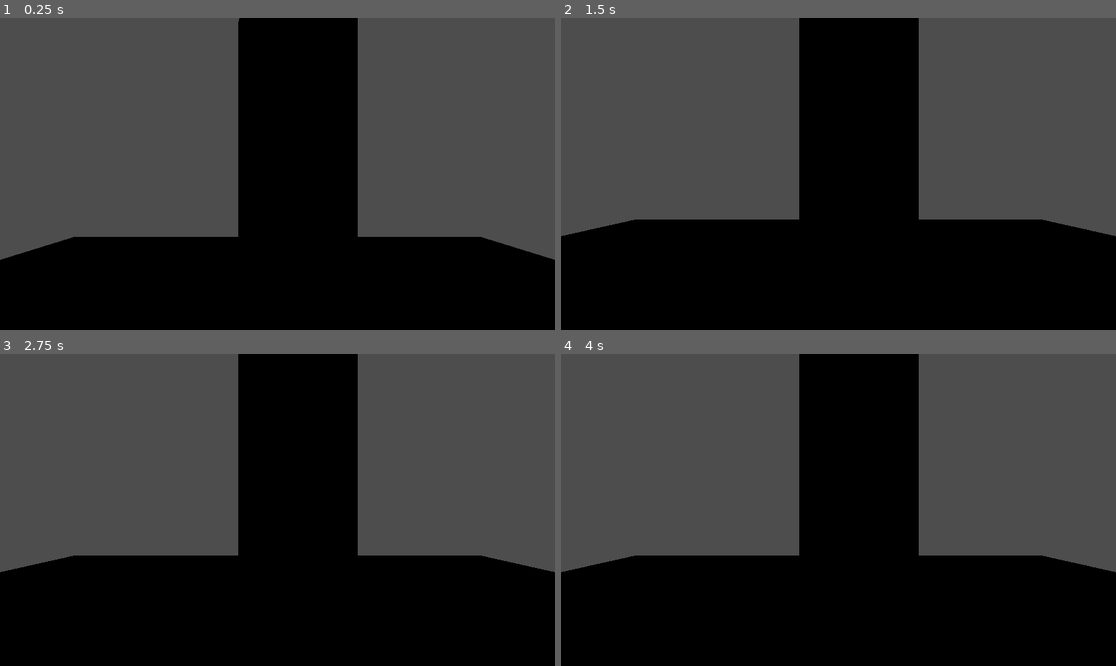
Above: before the commit, frames 1-4 (two rows, left to right).
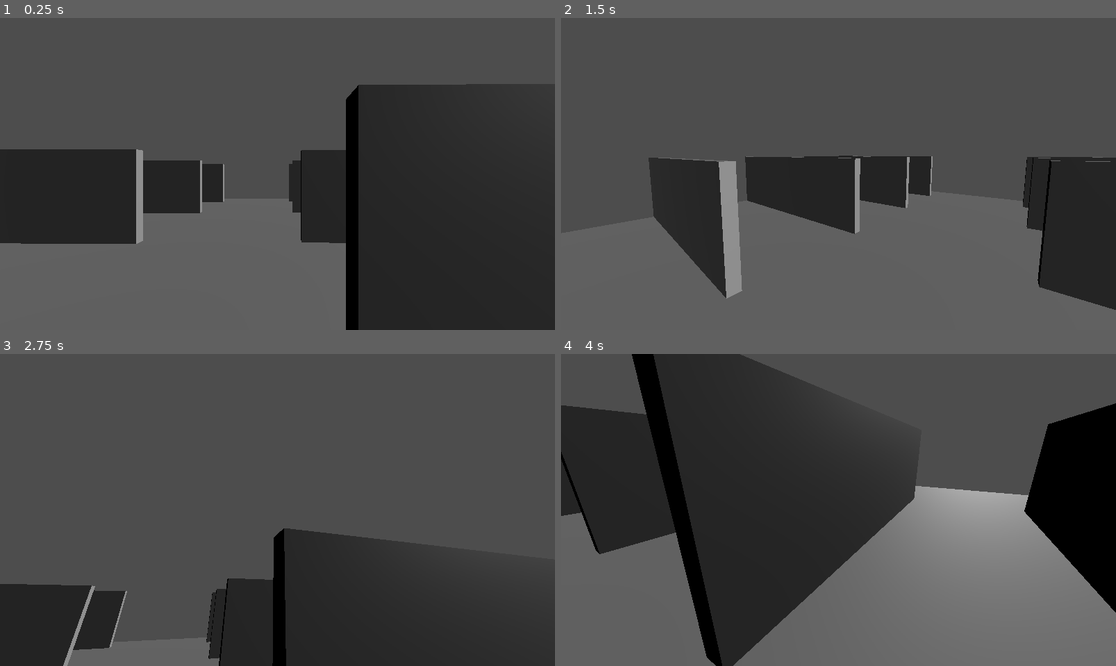
Above: after the commit, the same moments.

Repository: CauchyApprentice/3d-testing-lel
Game: Godot game, scene res://main.tscn
The game is run twice, just before and just after one commit, with the same random seed, the same clock (stepped at 60 frames per second) and the same inputs.
Inputs (mouse positions are in pixels of both pictures, inside the frame that each line leads up to):
- Up to frame 1 (0.25 s): no input
- Up to frame 2 (1.5 s): tap Enter (ui_accept) at 0.5, 0.6 s; move the mouse to (960, 158) at 0.52 s; hold Right (ui_right, bound only after the commit) 0.53-1.28 s; tap Space (jump, bound only after the commit) at 0.77, 0.8, 1.07, 1.35 s; move the mouse to (727, 189) at 1.27 s; hold Down (ui_down, bound only after the commit) from 1.28 s (still down)
- Up to frame 3 (2.75 s): tap Space (jump, bound only after the commit) at 1.52, 1.82, 2.3 s; tap Enter (ui_accept) at 1.55, 2.1 s; move the mouse to (333, 441) at 2.02 s; release Down (ui_down, bound only after the commit) at 2.03 s; hold Right (ui_right, bound only after the commit) from 2.03 s (still down)
- Up to frame 4 (4 s): move the mouse to (810, 572) at 2.77 s; release Right (ui_right, bound only after the commit) at 2.78 s; hold Up (ui_up, bound only after the commit) 2.78-3.53 s; tap Enter (ui_accept) at 2.85 s; tap Space (jump, bound only after the commit) at 3.02, 3.32, 3.6, 3.77 s; move the mouse to (1005, 556) at 3.52 s; hold Left (ui_left, bound only after the commit) from 3.53 s (still down)

The runs differ from the first frame. In frame 1, 69% of the frame differs, in the area x 0-100%, y 0-100%; in frame 2, 57%; in frame 3, 48%; in frame 4, 82%.

Commit message:
Added Map Scene

Diff:
--- a/main.tscn
+++ b/main.tscn
@@ -1,18 +1,14 @@
-[gd_scene load_steps=4 format=3 uid="uid://cp3nk1ge1nsec"]
+[gd_scene load_steps=3 format=3 uid="uid://cp3nk1ge1nsec"]
 
 [ext_resource type="PackedScene" uid="uid://extdu8p6vycn" path="res://player.tscn" id="1_bsdcg"]
-[ext_resource type="PackedScene" uid="uid://bpf5rw2od2pbp" path="res://floor.tscn" id="2_o72x4"]
+[ext_resource type="PackedScene" uid="uid://cn1wcuovd8px4" path="res://map.tscn" id="3_5jjhv"]
 
-[sub_resource type="CylinderMesh" id="CylinderMesh_2chi3"]
-
-[node name="main" type="Node3D"]
+[node name="Node3D" type="Node3D"]
 
 [node name="player" parent="." instance=ExtResource("1_bsdcg")]
-transform = Transform3D(1, 0, 0, 0, 1, 0, 0, 0, 1, 0, 1.05904, 0)
-rotation_edit_mode = 2
+transform = Transform3D(0.5, 0, 0, 0, 0.5, 0, 0, 0, 0.5, 0, 1.36683, -8)
 
-[node name="MeshInstance3D" type="MeshInstance3D" parent="."]
-transform = Transform3D(1, 0, 0, 0, 1, 0, 0, 0, 1, 0.165, 1, -1.782)
-mesh = SubResource("CylinderMesh_2chi3")
+[node name="DirectionalLight3D" type="DirectionalLight3D" parent="."]
+transform = Transform3D(0.395369, 0.0641849, 0.916277, -0.918522, 0.0276278, 0.394403, 4.19894e-09, -0.997556, 0.0698784, 0, 9.49462, 0)
 
-[node name="floor" parent="." instance=ExtResource("2_o72x4")]
+[node name="map" parent="." instance=ExtResource("3_5jjhv")]
--- /dev/null
+++ b/map.tscn
@@ -0,0 +1,288 @@
+[gd_scene load_steps=4 format=3 uid="uid://cn1wcuovd8px4"]
+
+[ext_resource type="PackedScene" uid="uid://bpf5rw2od2pbp" path="res://floor.tscn" id="1_yuiqg"]
+
+[sub_resource type="BoxMesh" id="BoxMesh_fiorn"]
+
+[sub_resource type="BoxShape3D" id="BoxShape3D_y82d3"]
+size = Vector3(0.29187, 2.53082, 7.49414)
+
+[node name="map" type="Node3D"]
+
+[node name="floor" parent="." instance=ExtResource("1_yuiqg")]
+transform = Transform3D(4.51, 0, 0, 0, 4.51, 0, 0, 0, 9.35431, -0.066702, 0, 0.0530732)
+
+[node name="shelve" type="StaticBody3D" parent="."]
+transform = Transform3D(1, 0, 0, 0, 1, 0, 0, 0, 1, 0, 1.26086, 0)
+
+[node name="MeshInstance3D" type="MeshInstance3D" parent="shelve"]
+transform = Transform3D(0.280347, 0, 0, 0, 2.47852, 0, 0, 0, 7.48379, 0, 0, 0)
+mesh = SubResource("BoxMesh_fiorn")
+
+[node name="CollisionShape3D" type="CollisionShape3D" parent="shelve"]
+transform = Transform3D(1, 0, 0, 0, 1, 0, 0, 0, 1, 6.10352e-05, -0.0406799, 0.0185547)
+shape = SubResource("BoxShape3D_y82d3")
+
+[node name="shelve2" type="StaticBody3D" parent="."]
+transform = Transform3D(1, 0, 0, 0, 1, 0, 0, 0, 1, 3.9491, 1.26086, 0)
+
+[node name="MeshInstance3D" type="MeshInstance3D" parent="shelve2"]
+transform = Transform3D(0.280347, 0, 0, 0, 2.47852, 0, 0, 0, 7.48379, 0, 0, 0)
+mesh = SubResource("BoxMesh_fiorn")
+
+[node name="CollisionShape3D" type="CollisionShape3D" parent="shelve2"]
+transform = Transform3D(1, 0, 0, 0, 1, 0, 0, 0, 1, 6.10352e-05, -0.0406799, 0.0185547)
+shape = SubResource("BoxShape3D_y82d3")
+
+[node name="shelve3" type="StaticBody3D" parent="."]
+transform = Transform3D(1, 0, 0, 0, 1, 0, 0, 0, 1, 7.47645, 1.26086, 0)
+
+[node name="MeshInstance3D" type="MeshInstance3D" parent="shelve3"]
+transform = Transform3D(0.280347, 0, 0, 0, 2.47852, 0, 0, 0, 7.48379, 0, 0, 0)
+mesh = SubResource("BoxMesh_fiorn")
+
+[node name="CollisionShape3D" type="CollisionShape3D" parent="shelve3"]
+transform = Transform3D(1, 0, 0, 0, 1, 0, 0, 0, 1, 6.10352e-05, -0.0406799, 0.0185547)
+shape = SubResource("BoxShape3D_y82d3")
+
+[node name="shelve4" type="StaticBody3D" parent="."]
+transform = Transform3D(1, 0, 0, 0, 1, 0, 0, 0, 1, -4.2165, 1.26086, 0)
+
+[node name="MeshInstance3D" type="MeshInstance3D" parent="shelve4"]
+transform = Transform3D(0.280347, 0, 0, 0, 2.47852, 0, 0, 0, 7.48379, 0, 0, 0)
+mesh = SubResource("BoxMesh_fiorn")
+
+[node name="CollisionShape3D" type="CollisionShape3D" parent="shelve4"]
+transform = Transform3D(1, 0, 0, 0, 1, 0, 0, 0, 1, 6.10352e-05, -0.0406799, 0.0185547)
+shape = SubResource("BoxShape3D_y82d3")
+
+[node name="shelve5" type="StaticBody3D" parent="."]
+transform = Transform3D(1, 0, 0, 0, 1, 0, 0, 0, 1, -8.0164, 1.26086, 0)
+
+[node name="MeshInstance3D" type="MeshInstance3D" parent="shelve5"]
+transform = Transform3D(0.280347, 0, 0, 0, 2.47852, 0, 0, 0, 7.48379, 0, 0, 0)
+mesh = SubResource("BoxMesh_fiorn")
+
+[node name="CollisionShape3D" type="CollisionShape3D" parent="shelve5"]
+transform = Transform3D(1, 0, 0, 0, 1, 0, 0, 0, 1, 6.10352e-05, -0.0406799, 0.0185547)
+shape = SubResource("BoxShape3D_y82d3")
+
+[node name="shelve6" type="StaticBody3D" parent="."]
+transform = Transform3D(-0.014765, 0, -0.999891, 0, 1, 0, 0.999891, 0, -0.014765, 4.39073, 1.26086, -13.5107)
+
+[node name="MeshInstance3D" type="MeshInstance3D" parent="shelve6"]
+transform = Transform3D(0.280347, 0, 0, 0, 2.47852, 0, 0, 0, 7.48379, 0, 0, 0)
+mesh = SubResource("BoxMesh_fiorn")
+
+[node name="CollisionShape3D" type="CollisionShape3D" parent="shelve6"]
+transform = Transform3D(1, 0, 0, 0, 1, 0, 0, 0, 1, 6.10352e-05, -0.0406799, 0.0185547)
+shape = SubResource("BoxShape3D_y82d3")
+
+[node name="shelve7" type="StaticBody3D" parent="."]
+transform = Transform3D(-0.014765, 0, -0.999891, 0, 1, 0, 0.999891, 0, -0.014765, 4.33242, 1.26086, -9.562)
+
+[node name="MeshInstance3D" type="MeshInstance3D" parent="shelve7"]
+transform = Transform3D(0.280347, 0, 0, 0, 2.47852, 0, 0, 0, 7.48379, 0, 0, 0)
+mesh = SubResource("BoxMesh_fiorn")
+
+[node name="CollisionShape3D" type="CollisionShape3D" parent="shelve7"]
+transform = Transform3D(1, 0, 0, 0, 1, 0, 0, 0, 1, 6.10352e-05, -0.0406799, 0.0185547)
+shape = SubResource("BoxShape3D_y82d3")
+
+[node name="shelve8" type="StaticBody3D" parent="."]
+transform = Transform3D(-0.014765, 0, -0.999891, 0, 1, 0, 0.999891, 0, -0.014765, 4.28034, 1.26086, -6.03504)
+
+[node name="MeshInstance3D" type="MeshInstance3D" parent="shelve8"]
+transform = Transform3D(0.280347, 0, 0, 0, 2.47852, 0, 0, 0, 7.48379, 0, 0, 0)
+mesh = SubResource("BoxMesh_fiorn")
+
+[node name="CollisionShape3D" type="CollisionShape3D" parent="shelve8"]
+transform = Transform3D(1, 0, 0, 0, 1, 0, 0, 0, 1, 6.10352e-05, -0.0406799, 0.0185547)
+shape = SubResource("BoxShape3D_y82d3")
+
+[node name="shelve9" type="StaticBody3D" parent="."]
+transform = Transform3D(-0.014765, 0, -0.999891, 0, 1, 0, 0.999891, 0, -0.014765, 4.45298, 1.26086, -17.7267)
+
+[node name="MeshInstance3D" type="MeshInstance3D" parent="shelve9"]
+transform = Transform3D(0.280347, 0, 0, 0, 2.47852, 0, 0, 0, 7.48379, 0, 0, 0)
+mesh = SubResource("BoxMesh_fiorn")
+
+[node name="CollisionShape3D" type="CollisionShape3D" parent="shelve9"]
+transform = Transform3D(1, 0, 0, 0, 1, 0, 0, 0, 1, 6.10352e-05, -0.0406799, 0.0185547)
+shape = SubResource("BoxShape3D_y82d3")
+
+[node name="shelve10" type="StaticBody3D" parent="."]
+transform = Transform3D(-0.014765, 0, -0.999891, 0, 1, 0, 0.999891, 0, -0.014765, 4.50909, 1.26086, -21.5262)
+
+[node name="MeshInstance3D" type="MeshInstance3D" parent="shelve10"]
+transform = Transform3D(0.280347, 0, 0, 0, 2.47852, 0, 0, 0, 7.48379, 0, 0, 0)
+mesh = SubResource("BoxMesh_fiorn")
+
+[node name="CollisionShape3D" type="CollisionShape3D" parent="shelve10"]
+transform = Transform3D(1, 0, 0, 0, 1, 0, 0, 0, 1, 6.10352e-05, -0.0406799, 0.0185547)
+shape = SubResource("BoxShape3D_y82d3")
+
+[node name="shelve11" type="StaticBody3D" parent="."]
+transform = Transform3D(-0.014765, 0, -0.999891, 0, 1, 0, 0.999891, 0, -0.014765, -7.44106, 1.26086, -13.5107)
+
+[node name="MeshInstance3D" type="MeshInstance3D" parent="shelve11"]
+transform = Transform3D(0.280347, 0, 0, 0, 2.47852, 0, 0, 0, 7.48379, 0, 0, 0)
+mesh = SubResource("BoxMesh_fiorn")
+
+[node name="CollisionShape3D" type="CollisionShape3D" parent="shelve11"]
+transform = Transform3D(1, 0, 0, 0, 1, 0, 0, 0, 1, 6.10352e-05, -0.0406799, 0.0185547)
+shape = SubResource("BoxShape3D_y82d3")
+
+[node name="shelve12" type="StaticBody3D" parent="."]
+transform = Transform3D(-0.014765, 0, -0.999891, 0, 1, 0, 0.999891, 0, -0.014765, -7.49937, 1.26086, -9.562)
+
+[node name="MeshInstance3D" type="MeshInstance3D" parent="shelve12"]
+transform = Transform3D(0.280347, 0, 0, 0, 2.47852, 0, 0, 0, 7.48379, 0, 0, 0)
+mesh = SubResource("BoxMesh_fiorn")
+
+[node name="CollisionShape3D" type="CollisionShape3D" parent="shelve12"]
+transform = Transform3D(1, 0, 0, 0, 1, 0, 0, 0, 1, 6.10352e-05, -0.0406799, 0.0185547)
+shape = SubResource("BoxShape3D_y82d3")
+
+[node name="shelve13" type="StaticBody3D" parent="."]
+transform = Transform3D(-0.014765, 0, -0.999891, 0, 1, 0, 0.999891, 0, -0.014765, -7.55145, 1.26086, -6.03504)
+
+[node name="MeshInstance3D" type="MeshInstance3D" parent="shelve13"]
+transform = Transform3D(0.280347, 0, 0, 0, 2.47852, 0, 0, 0, 7.48379, 0, 0, 0)
+mesh = SubResource("BoxMesh_fiorn")
+
+[node name="CollisionShape3D" type="CollisionShape3D" parent="shelve13"]
+transform = Transform3D(1, 0, 0, 0, 1, 0, 0, 0, 1, 6.10352e-05, -0.0406799, 0.0185547)
+shape = SubResource("BoxShape3D_y82d3")
+
+[node name="shelve14" type="StaticBody3D" parent="."]
+transform = Transform3D(-0.014765, 0, -0.999891, 0, 1, 0, 0.999891, 0, -0.014765, -7.37881, 1.26086, -17.7267)
+
+[node name="MeshInstance3D" type="MeshInstance3D" parent="shelve14"]
+transform = Transform3D(0.280347, 0, 0, 0, 2.47852, 0, 0, 0, 7.48379, 0, 0, 0)
+mesh = SubResource("BoxMesh_fiorn")
+
+[node name="CollisionShape3D" type="CollisionShape3D" parent="shelve14"]
+transform = Transform3D(1, 0, 0, 0, 1, 0, 0, 0, 1, 6.10352e-05, -0.0406799, 0.0185547)
+shape = SubResource("BoxShape3D_y82d3")
+
+[node name="shelve15" type="StaticBody3D" parent="."]
+transform = Transform3D(-0.014765, 0, -0.999891, 0, 1, 0, 0.999891, 0, -0.014765, -7.3227, 1.26086, -21.5262)
+
+[node name="MeshInstance3D" type="MeshInstance3D" parent="shelve15"]
+transform = Transform3D(0.280347, 0, 0, 0, 2.47852, 0, 0, 0, 7.48379, 0, 0, 0)
+mesh = SubResource("BoxMesh_fiorn")
+
+[node name="CollisionShape3D" type="CollisionShape3D" parent="shelve15"]
+transform = Transform3D(1, 0, 0, 0, 1, 0, 0, 0, 1, 6.10352e-05, -0.0406799, 0.0185547)
+shape = SubResource("BoxShape3D_y82d3")
+
+[node name="shelve16" type="StaticBody3D" parent="."]
+transform = Transform3D(-0.014765, 0, -0.999891, 0, 1, 0, 0.999891, 0, -0.014765, 4.39073, 1.26086, 13.8905)
+
+[node name="MeshInstance3D" type="MeshInstance3D" parent="shelve16"]
+transform = Transform3D(0.280347, 0, 0, 0, 2.47852, 0, 0, 0, 7.48379, 0, 0, 0)
+mesh = SubResource("BoxMesh_fiorn")
+
+[node name="CollisionShape3D" type="CollisionShape3D" parent="shelve16"]
+transform = Transform3D(1, 0, 0, 0, 1, 0, 0, 0, 1, 6.10352e-05, -0.0406799, 0.0185547)
+shape = SubResource("BoxShape3D_y82d3")
+
+[node name="shelve17" type="StaticBody3D" parent="."]
+transform = Transform3D(-0.014765, 0, -0.999891, 0, 1, 0, 0.999891, 0, -0.014765, 4.33242, 1.26086, 17.8392)
+
+[node name="MeshInstance3D" type="MeshInstance3D" parent="shelve17"]
+transform = Transform3D(0.280347, 0, 0, 0, 2.47852, 0, 0, 0, 7.48379, 0, 0, 0)
+mesh = SubResource("BoxMesh_fiorn")
+
+[node name="CollisionShape3D" type="CollisionShape3D" parent="shelve17"]
+transform = Transform3D(1, 0, 0, 0, 1, 0, 0, 0, 1, 6.10352e-05, -0.0406799, 0.0185547)
+shape = SubResource("BoxShape3D_y82d3")
+
+[node name="shelve18" type="StaticBody3D" parent="."]
+transform = Transform3D(-0.014765, 0, -0.999891, 0, 1, 0, 0.999891, 0, -0.014765, 4.28034, 1.26086, 21.3661)
+
+[node name="MeshInstance3D" type="MeshInstance3D" parent="shelve18"]
+transform = Transform3D(0.280347, 0, 0, 0, 2.47852, 0, 0, 0, 7.48379, 0, 0, 0)
+mesh = SubResource("BoxMesh_fiorn")
+
+[node name="CollisionShape3D" type="CollisionShape3D" parent="shelve18"]
+transform = Transform3D(1, 0, 0, 0, 1, 0, 0, 0, 1, 6.10352e-05, -0.0406799, 0.0185547)
+shape = SubResource("BoxShape3D_y82d3")
+
+[node name="shelve19" type="StaticBody3D" parent="."]
+transform = Transform3D(-0.014765, 0, -0.999891, 0, 1, 0, 0.999891, 0, -0.014765, 4.45298, 1.26086, 9.67445)
+
+[node name="MeshInstance3D" type="MeshInstance3D" parent="shelve19"]
+transform = Transform3D(0.280347, 0, 0, 0, 2.47852, 0, 0, 0, 7.48379, 0, 0, 0)
+mesh = SubResource("BoxMesh_fiorn")
+
+[node name="CollisionShape3D" type="CollisionShape3D" parent="shelve19"]
+transform = Transform3D(1, 0, 0, 0, 1, 0, 0, 0, 1, 6.10352e-05, -0.0406799, 0.0185547)
+shape = SubResource("BoxShape3D_y82d3")
+
+[node name="shelve20" type="StaticBody3D" parent="."]
+transform = Transform3D(-0.014765, 0, -0.999891, 0, 1, 0, 0.999891, 0, -0.014765, 4.50909, 1.26086, 5.87497)
+
+[node name="MeshInstance3D" type="MeshInstance3D" parent="shelve20"]
+transform = Transform3D(0.280347, 0, 0, 0, 2.47852, 0, 0, 0, 7.48379, 0, 0, 0)
+mesh = SubResource("BoxMesh_fiorn")
+
+[node name="CollisionShape3D" type="CollisionShape3D" parent="shelve20"]
+transform = Transform3D(1, 0, 0, 0, 1, 0, 0, 0, 1, 6.10352e-05, -0.0406799, 0.0185547)
+shape = SubResource("BoxShape3D_y82d3")
+
+[node name="shelve21" type="StaticBody3D" parent="."]
+transform = Transform3D(-0.014765, 0, -0.999891, 0, 1, 0, 0.999891, 0, -0.014765, -7.44106, 1.26086, 13.8905)
+
+[node name="MeshInstance3D" type="MeshInstance3D" parent="shelve21"]
+transform = Transform3D(0.280347, 0, 0, 0, 2.47852, 0, 0, 0, 7.48379, 0, 0, 0)
+mesh = SubResource("BoxMesh_fiorn")
+
+[node name="CollisionShape3D" type="CollisionShape3D" parent="shelve21"]
+transform = Transform3D(1, 0, 0, 0, 1, 0, 0, 0, 1, 6.10352e-05, -0.0406799, 0.0185547)
+shape = SubResource("BoxShape3D_y82d3")
+
+[node name="shelve22" type="StaticBody3D" parent="."]
+transform = Transform3D(-0.014765, 0, -0.999891, 0, 1, 0, 0.999891, 0, -0.014765, -7.49937, 1.26086, 17.8392)
+
+[node name="MeshInstance3D" type="MeshInstance3D" parent="shelve22"]
+transform = Transform3D(0.280347, 0, 0, 0, 2.47852, 0, 0, 0, 7.48379, 0, 0, 0)
+mesh = SubResource("BoxMesh_fiorn")
+
+[node name="CollisionShape3D" type="CollisionShape3D" parent="shelve22"]
+transform = Transform3D(1, 0, 0, 0, 1, 0, 0, 0, 1, 6.10352e-05, -0.0406799, 0.0185547)
+shape = SubResource("BoxShape3D_y82d3")
+
+[node name="shelve23" type="StaticBody3D" parent="."]
+transform = Transform3D(-0.014765, 0, -0.999891, 0, 1, 0, 0.999891, 0, -0.014765, -7.55145, 1.26086, 21.3661)
+
+[node name="MeshInstance3D" type="MeshInstance3D" parent="shelve23"]
+transform = Transform3D(0.280347, 0, 0, 0, 2.47852, 0, 0, 0, 7.48379, 0, 0, 0)
+mesh = SubResource("BoxMesh_fiorn")
+
+[node name="CollisionShape3D" type="CollisionShape3D" parent="shelve23"]
+transform = Transform3D(1, 0, 0, 0, 1, 0, 0, 0, 1, 6.10352e-05, -0.0406799, 0.0185547)
+shape = SubResource("BoxShape3D_y82d3")
+
+[node name="shelve24" type="StaticBody3D" parent="."]
+transform = Transform3D(-0.014765, 0, -0.999891, 0, 1, 0, 0.999891, 0, -0.014765, -7.37881, 1.26086, 9.67445)
+
+[node name="MeshInstance3D" type="MeshInstance3D" parent="shelve24"]
+transform = Transform3D(0.280347, 0, 0, 0, 2.47852, 0, 0, 0, 7.48379, 0, 0, 0)
+mesh = SubResource("BoxMesh_fiorn")
+
+[node name="CollisionShape3D" type="CollisionShape3D" parent="shelve24"]
+transform = Transform3D(1, 0, 0, 0, 1, 0, 0, 0, 1, 6.10352e-05, -0.0406799, 0.0185547)
+shape = SubResource("BoxShape3D_y82d3")
+
+[node name="shelve25" type="StaticBody3D" parent="."]
+transform = Transform3D(-0.014765, 0, -0.999891, 0, 1, 0, 0.999891, 0, -0.014765, -7.3227, 1.26086, 5.87497)
+
+[node name="MeshInstance3D" type="MeshInstance3D" parent="shelve25"]
+transform = Transform3D(0.280347, 0, 0, 0, 2.47852, 0, 0, 0, 7.48379, 0, 0, 0)
+mesh = SubResource("BoxMesh_fiorn")
+
+[node name="CollisionShape3D" type="CollisionShape3D" parent="shelve25"]
+transform = Transform3D(1, 0, 0, 0, 1, 0, 0, 0, 1, 6.10352e-05, -0.0406799, 0.0185547)
+shape = SubResource("BoxShape3D_y82d3")
--- a/player.gd
+++ b/player.gd
@@ -1,23 +1,33 @@
 extends CharacterBody3D
-
 
 const SPEED = 5.0
 const JUMP_VELOCITY = 4.5
+const MOUSE_SENSITIVITY = 0.003
 
+@onready var camera = $Camera3D
+
+func _ready():
+	Input.set_mouse_mode(Input.MOUSE_MODE_CAPTURED)
+
+func _input(event):
+	if event is InputEventMouseMotion:
+		rotate_y(-event.relative.x * MOUSE_SENSITIVITY)
+		camera.rotate_x(-event.relative.y * MOUSE_SENSITIVITY)
+		camera.rotation_degrees.x = clamp(camera.rotation_degrees.x, -80, 80)
 
 func _physics_process(delta: float) -> void:
-	# Add the gravity.
 	if not is_on_floor():
 		velocity += get_gravity() * delta
 
-	# Handle jump.
-	if Input.is_action_just_pressed("ui_accept") and is_on_floor():
+	if Input.is_action_just_pressed("jump") and is_on_floor():
 		velocity.y = JUMP_VELOCITY
 
-	# Get the input direction and handle the movement/deceleration.
-	# As good practice, you should replace UI actions with custom gameplay actions.
-	var input_dir := Input.get_vector("ui_left", "ui_right", "ui_up", "ui_down")
-	var direction := (transform.basis * Vector3(input_dir.x, 0, input_dir.y)).normalized()
+	var input_dir = Vector2(
+		Input.get_action_strength("move_right") - Input.get_action_strength("move_left"),
+		Input.get_action_strength("move_back") - Input.get_action_strength("move_forward")
+	)
+
+	var direction = (transform.basis * Vector3(input_dir.x, 0, input_dir.y)).normalized()
 	if direction:
 		velocity.x = direction.x * SPEED
 		velocity.z = direction.z * SPEED
--- a/player.tscn
+++ b/player.tscn
@@ -2,14 +2,14 @@
 
 [ext_resource type="Script" path="res://player.gd" id="1_1lhmf"]
 
-[sub_resource type="SphereShape3D" id="SphereShape3D_l1nmt"]
-radius = 0.372495
+[sub_resource type="CapsuleShape3D" id="CapsuleShape3D_4flbx"]
 
 [node name="player" type="CharacterBody3D"]
 transform = Transform3D(1, 0, 0, 0, 1, 0, 0, 0, 1, 0, 0.36683, 0)
 script = ExtResource("1_1lhmf")
 
 [node name="CollisionShape3D" type="CollisionShape3D" parent="."]
-shape = SubResource("SphereShape3D_l1nmt")
+shape = SubResource("CapsuleShape3D_4flbx")
 
 [node name="Camera3D" type="Camera3D" parent="."]
+transform = Transform3D(1, 0, 0, 0, 1, 0, 0, 0, 1, 0, 1.01633, 0)
--- a/project.godot
+++ b/project.godot
@@ -17,31 +17,28 @@
 
 [input]
 
-ui_left={
-"deadzone": 0.5,
-"events": [Object(InputEventKey,"resource_local_to_scene":fa …(119 unchanged characters)… ressed":false,"pressed":false,"keycode":65,"physical_keycode":0,"key_label":0,"unicode":97,"location":0,"echo":false,"script":null)
-, Object(InputEventJoypadButton,"resource_local_to_scene":false,"resource_name":"","device":0,"button_index":13,"pressure":0.0,"pressed":false,"script":null)
-, Object(InputEventJoypadMotion,"resource_local_to_scene":false,"resource_name":"","device":0,"axis":0,"axis_value":-1.0,"script":null)
+move_forward={
+"deadzone": 0.2,
+"events": [Object(InputEventKey,"resource_local_to_scene":fa …(119 unchanged characters)… ressed":false,"pressed":false,"keycode":0,"physical_keycode":87,"key_label":0,"unicode":119,"location":0,"echo":false,"script":null)
 ]
 }
-ui_right={
-"deadzone": 0.5,
-"events": [Object(InputEventKey,"resource_local_to_scene":fa …(119 unchanged characters)… ressed":false,"pressed":false,"keycode":68,"physical_keycode":0,"key_label":0,"unicode":100,"location":0,"echo":false,"script":null)
-, Object(InputEventJoypadButton,"resource_local_to_scene":false,"resource_name":"","device":0,"button_index":14,"pressure":0.0,"pressed":false,"script":null)
-, Object(InputEventJoypadMotion,"resource_local_to_scene":false,"resource_name":"","device":0,"axis":0,"axis_value":1.0,"script":null)
+move_back={
+"deadzone": 0.2,
+"events": [Object(InputEventKey,"resource_local_to_scene":fa …(119 unchanged characters)… ressed":false,"pressed":false,"keycode":0,"physical_keycode":83,"key_label":0,"unicode":115,"location":0,"echo":false,"script":null)
 ]
 }
-ui_up={
-"deadzone": 0.5,
-"events": [Object(InputEventKey,"resource_local_to_scene":fa …(119 unchanged characters)… ressed":false,"pressed":false,"keycode":87,"physical_keycode":0,"key_label":0,"unicode":119,"location":0,"echo":false,"script":null)
-, Object(InputEventJoypadButton,"resource_local_to_scene":false,"resource_name":"","device":0,"button_index":11,"pressure":0.0,"pressed":false,"script":null)
-, Object(InputEventJoypadMotion,"resource_local_to_scene":false,"resource_name":"","device":0,"axis":1,"axis_value":-1.0,"script":null)
+jump={
+"deadzone": 0.2,
+"events": [Object(InputEventKey,"resource_local_to_scene":fa …(119 unchanged characters)… ressed":false,"pressed":false,"keycode":0,"physical_keycode":32,"key_label":0,"unicode":32,"location":0,"echo":false,"script":null)
 ]
 }
-ui_down={
-"deadzone": 0.5,
-"events": [Object(InputEventKey,"resource_local_to_scene":fa …(119 unchanged characters)… ressed":false,"pressed":false,"keycode":83,"physical_keycode":0,"key_label":0,"unicode":115,"location":0,"echo":false,"script":null)
-, Object(InputEventJoypadButton,"resource_local_to_scene":false,"resource_name":"","device":0,"button_index":12,"pressure":0.0,"pressed":false,"script":null)
-, Object(InputEventJoypadMotion,"resource_local_to_scene":false,"resource_name":"","device":0,"axis":1,"axis_value":1.0,"script":null)
+move_right={
+"deadzone": 0.2,
+"events": [Object(InputEventKey,"resource_local_to_scene":fa …(119 unchanged characters)… ressed":false,"pressed":false,"keycode":0,"physical_keycode":68,"key_label":0,"unicode":100,"location":0,"echo":false,"script":null)
 ]
 }
+move_left={
+"deadzone": 0.2,
+"events": [Object(InputEventKey,"resource_local_to_scene":false,"resource_name":"","device":-1,"window_id":0,"alt_pressed":false,"shift_pressed":false,"ctrl_pressed":false,"meta_pressed":false,"pressed":false,"keycode":0,"physical_keycode":65,"key_label":0,"unicode":97,"location":0,"echo":false,"script":null)
+]
+}
Not shown, added: player.gd.uid
